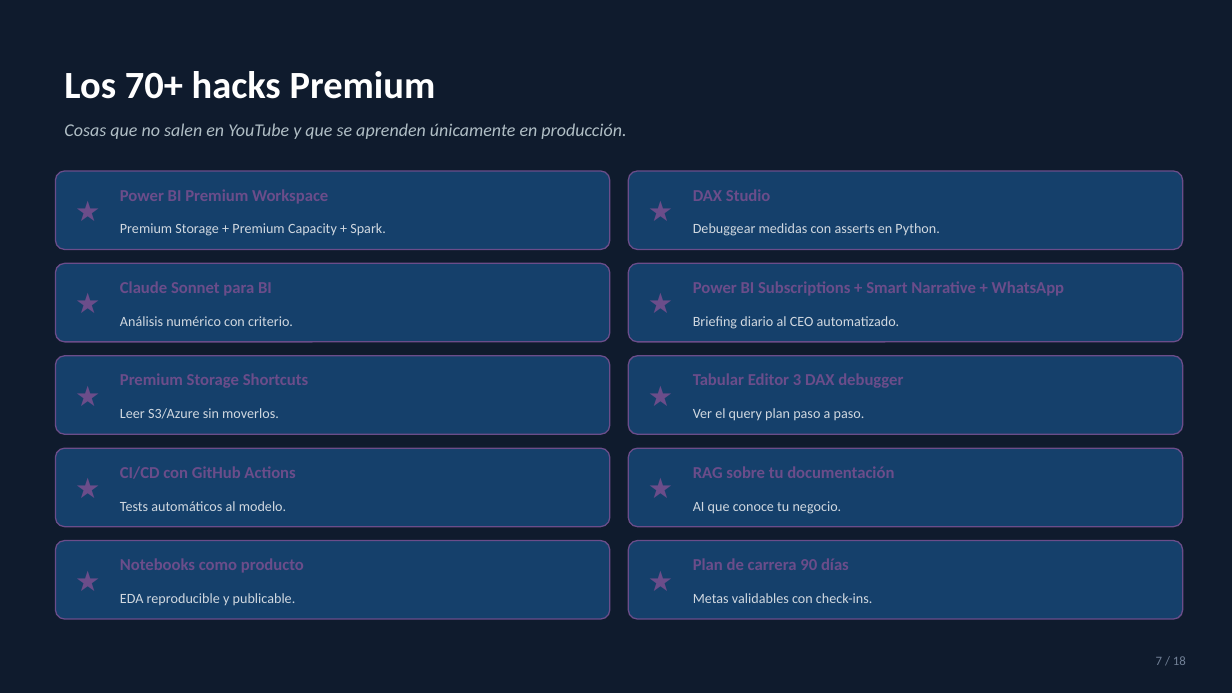
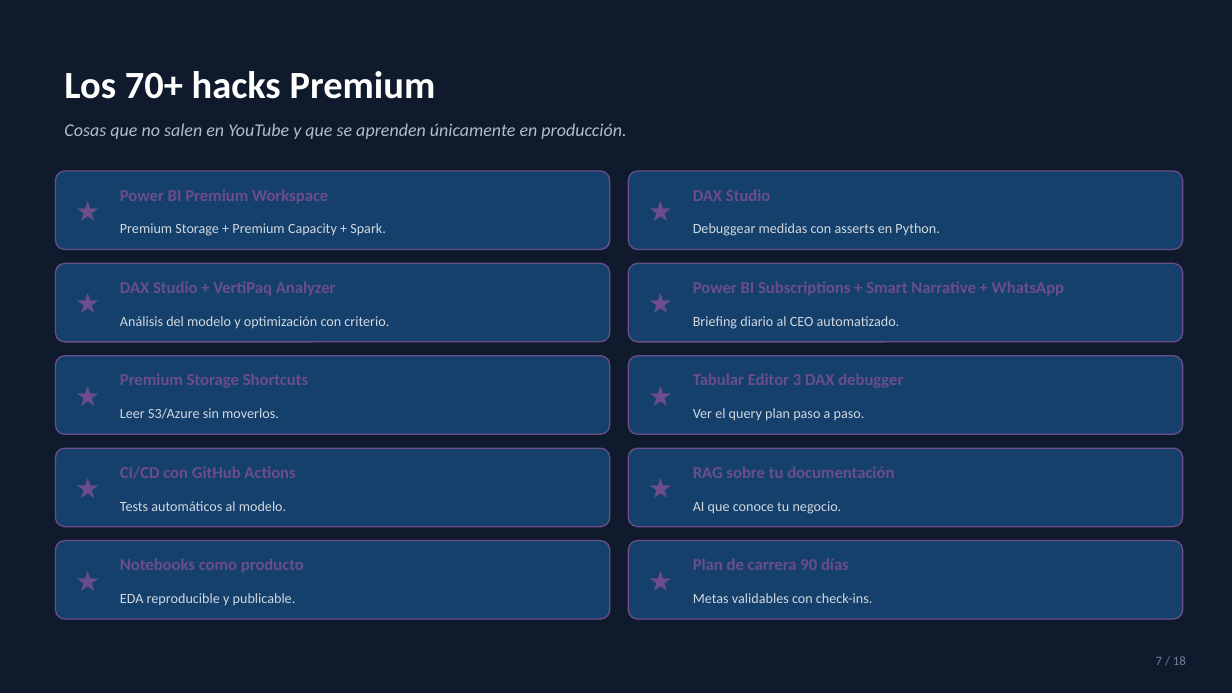
Before and after one commit to iKingRagnar/2BI, a slide deck: slide 7 of scorecard-General/PAGINA-2BI/academia/materiales/08_Premium_Presentacion_Comercial.pptx. Drawn at 1232x693 pixels with LibreOffice and Linux fonts; fonts in the diff are those of the drawing. Boxes give left, top, right and bottom in pixels: in the first picture for what was removed or moved away, otherwise in the second. Text is boxed around its words. In the diff, an @@ line names an element or a change of style, - is before the commit and + after.

```diff
--- a/scorecard-General/PAGINA-2BI/academia/materiales/08_Premium_Presentacion_Comercial.pptx
+++ b/scorecard-General/PAGINA-2BI/academia/materiales/08_Premium_Presentacion_Comercial.pptx
@@ text at <box>120,281,336,296</box>: text changed @@
-Claude Sonnet para BI
+DAX Studio + VertiPaq Analyzer
@@ text at <box>120,316,389,329</box>: text changed @@
-Análisis numérico con criterio.
+Análisis del modelo y optimización con criterio.
```
Also in this commit, not shown: 29 other files.
